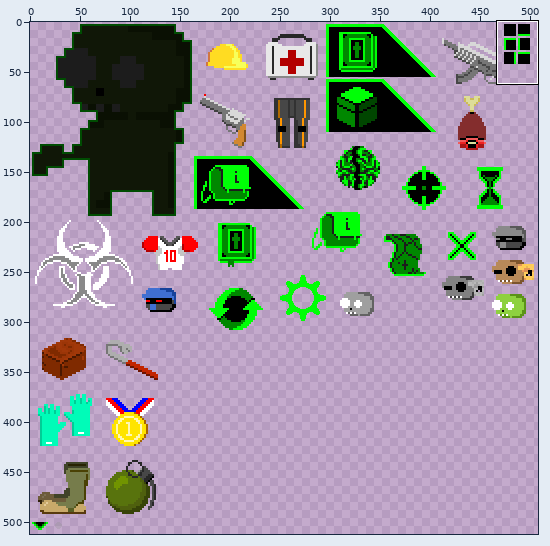
Sprite sheet: content/interface_01.png. The first picture is a wide view before the edit; the outline marks the close-up.
Close-up. Before:
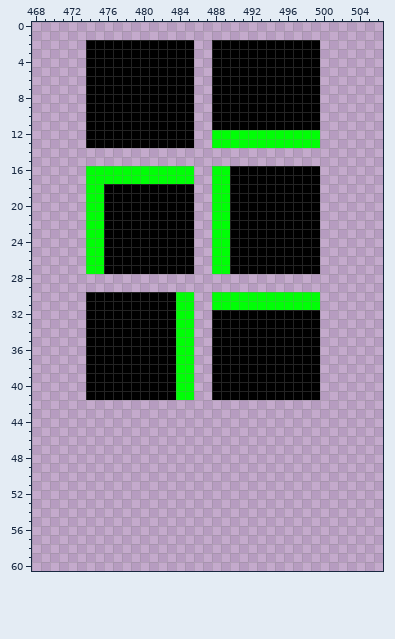
The file is 512x512 pixels. Colours within 5 levels of each other are drawn and written as one. Shown: x 468..506, y 0..60. The wide view leaves out empty margins.
The same view after the edit:
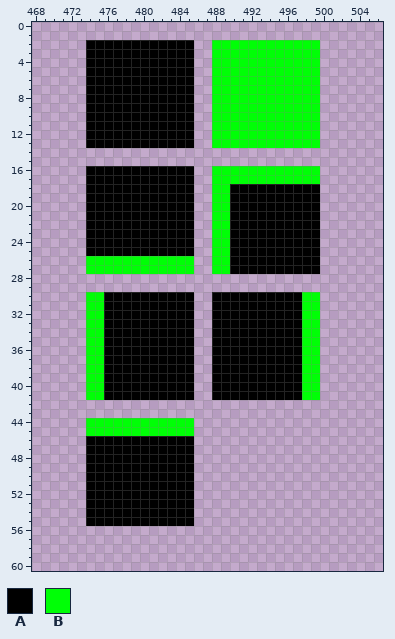
Palette (. is transparent): A #000000  B #00ff06
From old to new:
Changed rows in their new state; - is an unchanged pixel.
first column x 488:
 2 BBBBBBBBBBBB
 3 BBBBBBBBBBBB
 4 BBBBBBBBBBBB
 5 BBBBBBBBBBBB
 6 BBBBBBBBBBBB
 7 BBBBBBBBBBBB
 8 BBBBBBBBBBBB
 9 BBBBBBBBBBBB
10 BBBBBBBBBBBB
11 BBBBBBBBBBBB
first column x 474:
16 AAAAAAAAAAAA----BBBBBBBBBB
17 AAAAAAAAAAAA----BBBBBBBBBB
18 AA------------------------
19 AA------------------------
20 AA------------------------
21 AA------------------------
22 AA------------------------
23 AA------------------------
24 AA------------------------
25 AA------------------------
26 --BBBBBBBBBB--------------
27 --BBBBBBBBBB--------------
30 BB--------AA--AAAAAAAAAA--
31 BB--------AA--AAAAAAAAAA--
32 BB--------AA------------BB
33 BB--------AA------------BB
34 BB--------AA------------BB
35 BB--------AA------------BB
36 BB--------AA------------BB
37 BB--------AA------------BB
38 BB--------AA------------BB
39 BB--------AA------------BB
40 BB--------AA------------BB
41 BB--------AA------------BB
44 BBBBBBBBBBBB--------------
45 BBBBBBBBBBBB--------------
46 AAAAAAAAAAAA--------------
47 AAAAAAAAAAAA--------------
48 AAAAAAAAAAAA--------------
49 AAAAAAAAAAAA--------------
50 AAAAAAAAAAAA--------------
51 AAAAAAAAAAAA--------------
52 AAAAAAAAAAAA--------------
53 AAAAAAAAAAAA--------------
54 AAAAAAAAAAAA--------------
55 AAAAAAAAAAAA--------------
Pixel boxes of the changes (left, top, right, bottom) in both close-ups:
changed: (212, 40, 320, 130)
changed: (86, 166, 320, 526)
